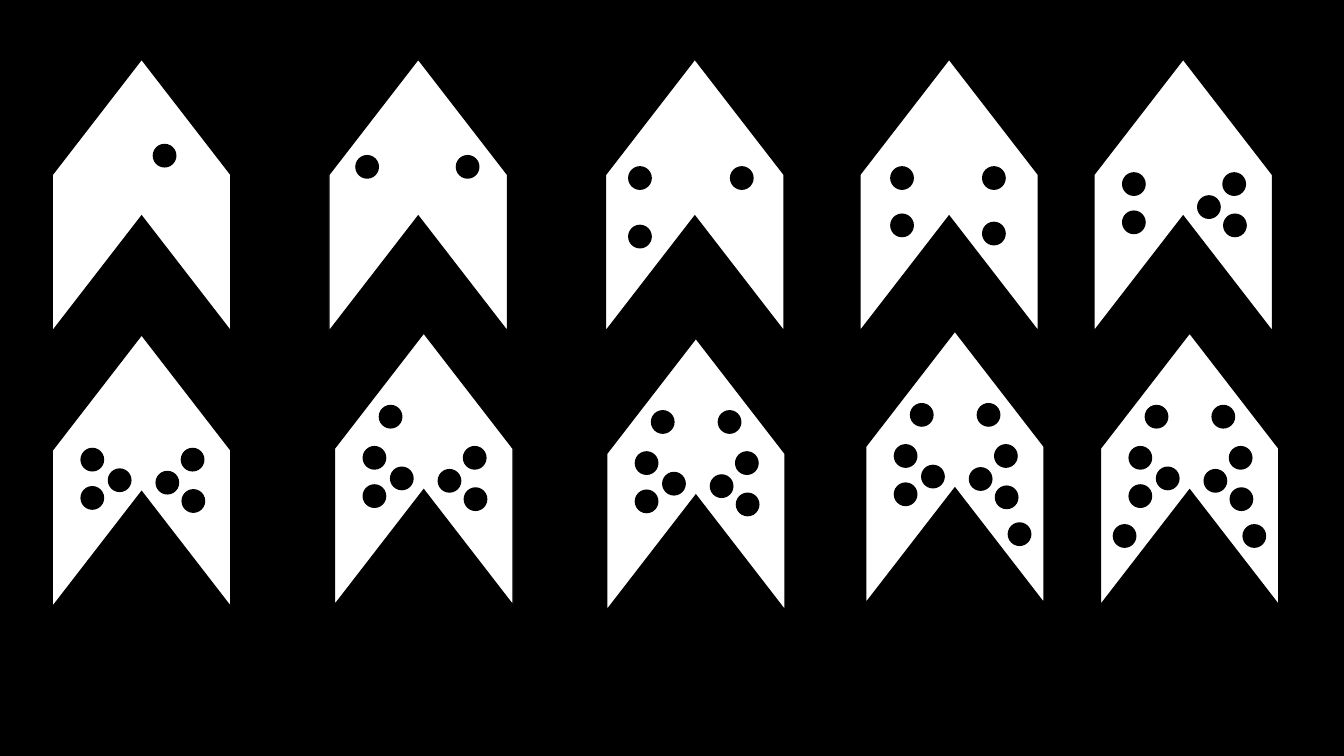
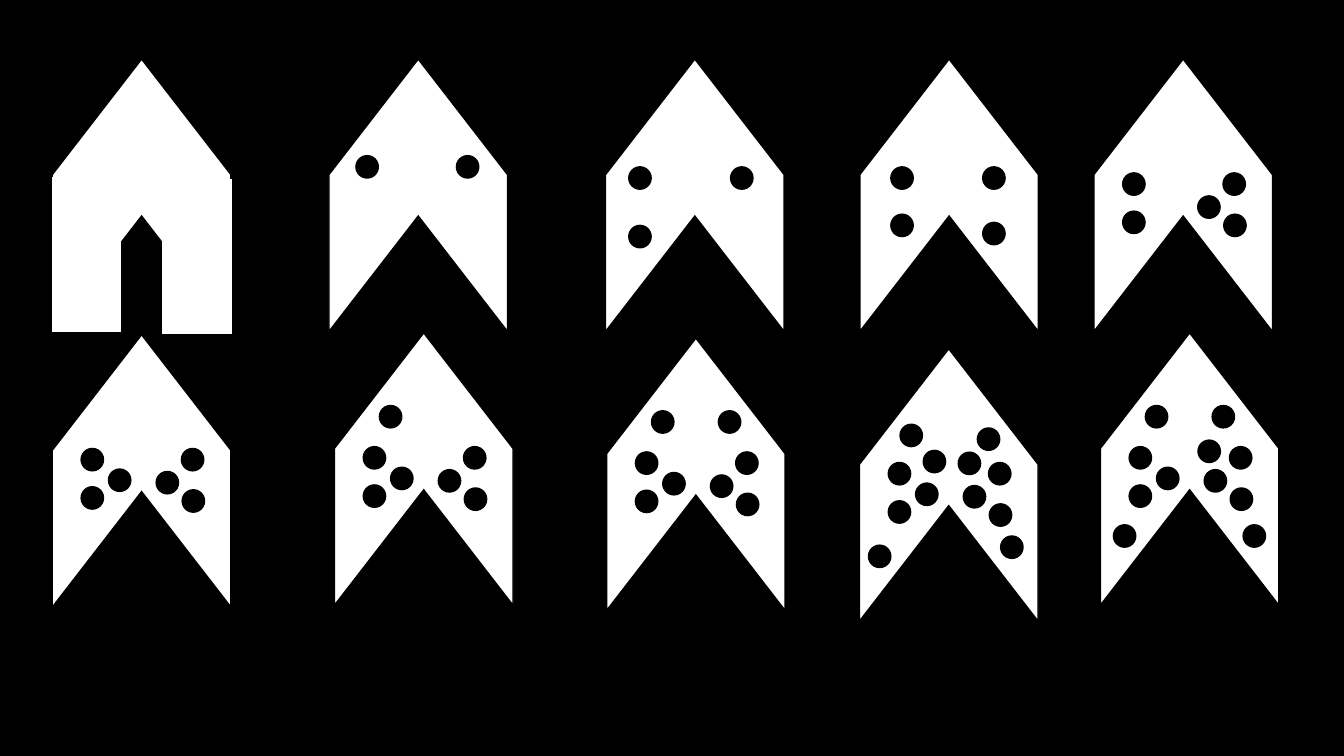
Before and after one commit to mable-won/SeniorDesign, a slide deck: slide 1 of Pictures/Chevrons_4.pptx. Drawn at 1344x756 pixels with LibreOffice and Linux fonts; fonts in the diff are those of the drawing. Boxes give left, top, right and bottom in pixels: in the first picture for what was removed or moved away, otherwise in the second. Text is boxed around its words. In the diff, an @@ line names an element or a change of style, - is before the commit and + after.

```diff
--- a/Pictures/Chevrons_4.pptx
+++ b/Pictures/Chevrons_4.pptx
@@ rectangle added at (x1=52, y1=178, x2=121, y2=332), fill #FFFFFF, outline #FFFFFF 1 pt @@
@@ rectangle added at (x1=162, y1=179, x2=231, y2=333), fill #FFFFFF, outline #FFFFFF 1 pt @@
@@ chevron moved from (x1=866, y1=331, x2=1044, y2=603) to (x1=860, y1=349, x2=1038, y2=622) @@
@@ ellipse moved from (x1=910, y1=404, x2=933, y2=426) to (x1=900, y1=424, x2=923, y2=447) @@
@@ ellipse moved from (x1=995, y1=445, x2=1017, y2=467) to (x1=978, y1=429, x2=1000, y2=451) @@
@@ ellipse added at (x1=1199, y1=441, x2=1221, y2=463), fill #000000, outline #000000 1 pt @@
@@ ellipse moved from (x1=894, y1=445, x2=917, y2=467) to (x1=888, y1=463, x2=910, y2=485) @@
@@ ellipse moved from (x1=922, y1=466, x2=944, y2=488) to (x1=924, y1=451, x2=946, y2=473) @@
@@ ellipse added at (x1=959, y1=453, x2=981, y2=475), fill #000000, outline #000000 1 pt @@
@@ ellipse moved from (x1=970, y1=468, x2=992, y2=490) to (x1=989, y1=463, x2=1011, y2=485) @@
@@ ellipse moved from (x1=153, y1=144, x2=175, y2=166) to (x1=888, y1=501, x2=910, y2=523) @@
@@ ellipse moved from (x1=894, y1=483, x2=917, y2=505) to (x1=915, y1=483, x2=938, y2=505) @@
@@ ellipse moved from (x1=996, y1=486, x2=1018, y2=508) to (x1=964, y1=486, x2=986, y2=508) @@
@@ ellipse added at (x1=989, y1=504, x2=1011, y2=526), fill #000000, outline #000000 1 pt @@
@@ ellipse moved from (x1=1008, y1=523, x2=1030, y2=545) to (x1=1001, y1=536, x2=1023, y2=559) @@
@@ ellipse moved from (x1=978, y1=404, x2=1000, y2=426) to (x1=869, y1=545, x2=891, y2=568) @@
```
Also in this commit, not shown: 3 slides added, 3 other files.
